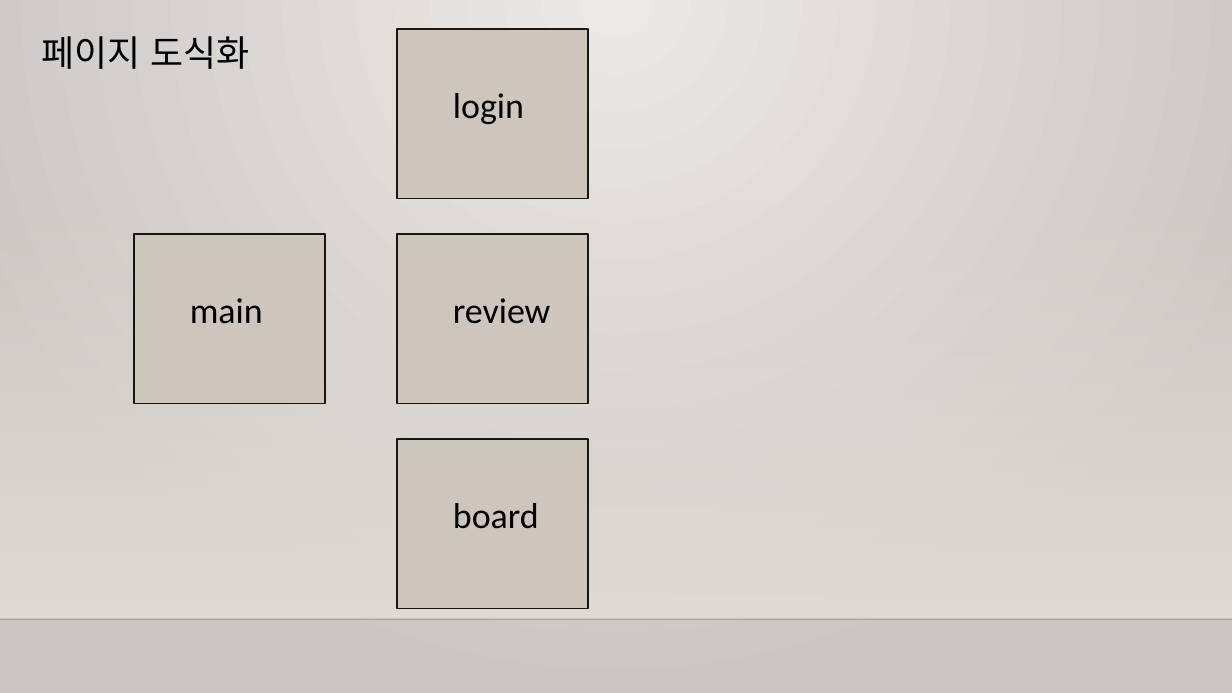
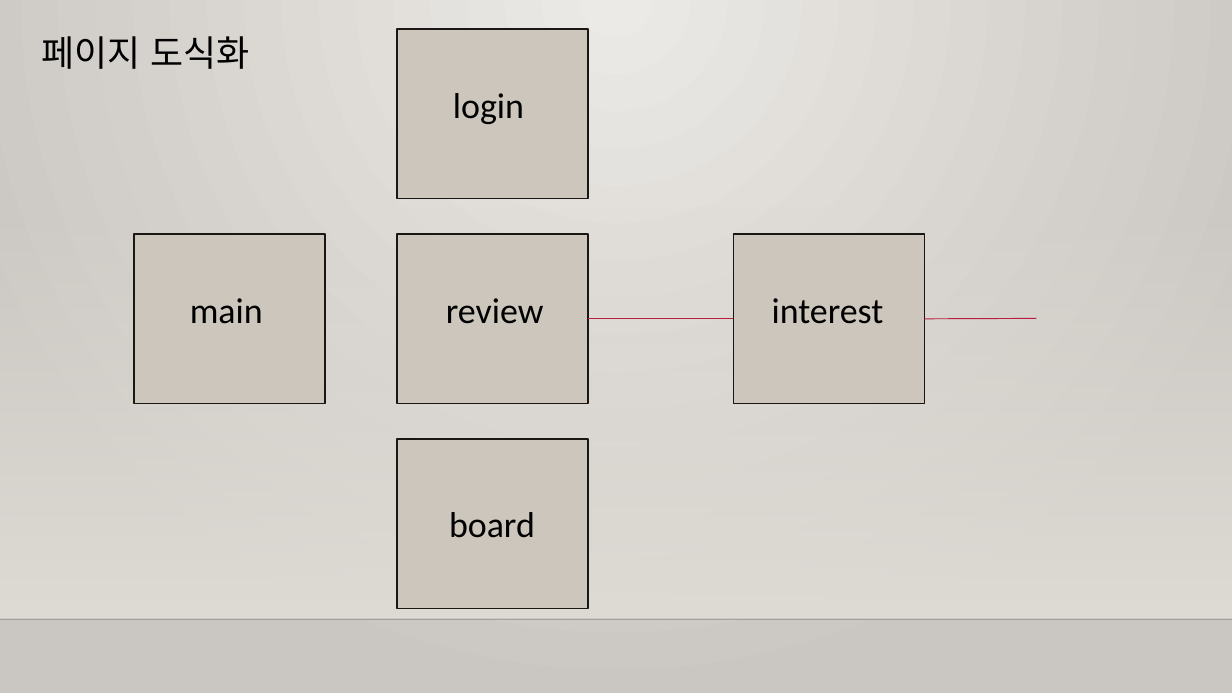
Before and after one commit to developmentgo/Develope2019, a slide deck: slide 5 of Weview Intro.pptx. Drawn at 1232x693 pixels with LibreOffice and Linux fonts; fonts in the diff are those of the drawing; background and template pictures are left out. Boxes give left, top, right and bottom in pixels: in the first picture for what was removed or moved away, otherwise in the second. Text is boxed around its words. In the diff, an @@ line names an element or a change of style, - is before the commit and + after.

```diff
--- a/Weview Intro.pptx
+++ b/Weview Intro.pptx
@@ rectangle added at <box>734,234,925,404</box>, fill #CCC6BC, outline #191613 1.25 pt @@
@@ text "review": place and size @@
-text "review" at <box>453,298,550,324</box>
+text "review" at <box>446,298,543,324</box>
@@ text added at <box>772,298,884,324</box>, 28 pt, text #000000 @@
+interest
@@ line added from (588, 319) to (734, 319), #B71E42 0.75 pt @@
@@ line added from (924, 319) to (1037, 319), #B71E42 0.75 pt @@
@@ text "board": place and size @@
-text "board" at <box>453,503,539,529</box>
+text "board" at <box>449,512,535,538</box>
```
Also in this commit, not shown: 5 other files.
